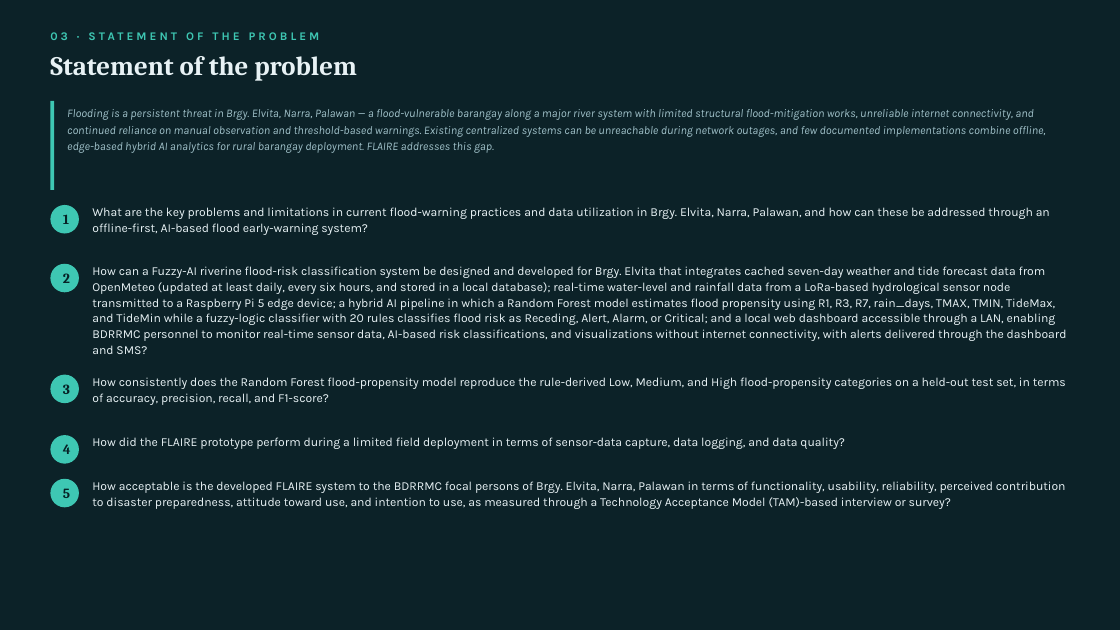
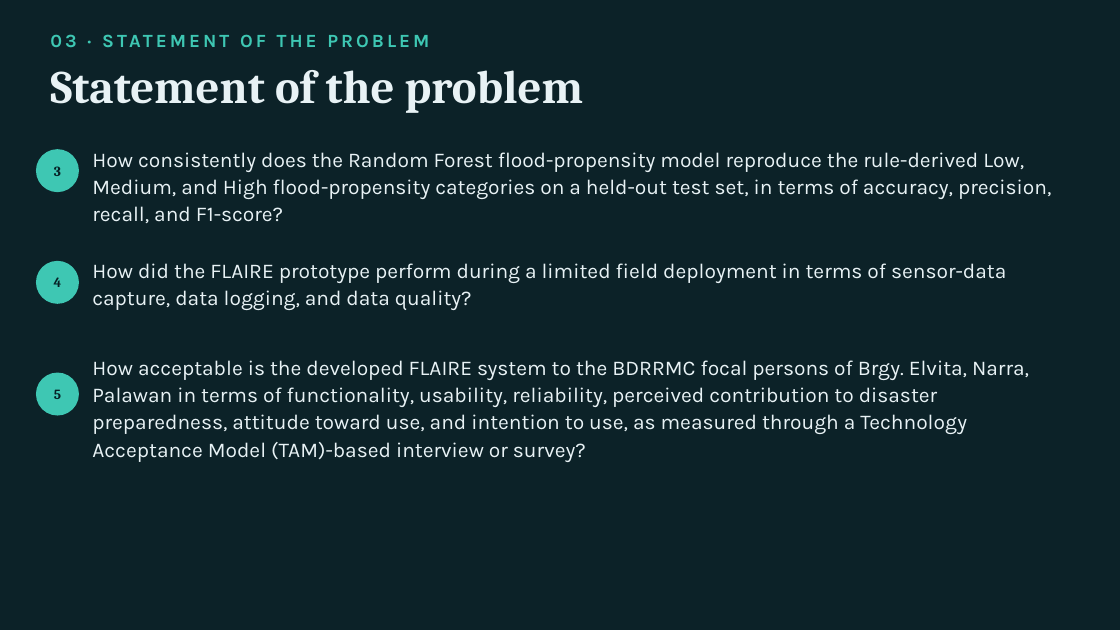
Before and after one commit to fr4pp3r/river-monitor, a slide deck: slide 4 of presentation/FLAIRE Presentation.pptx (slide 3 before the commit). Drawn at 1120x630 pixels with LibreOffice and Linux fonts; fonts in the diff are those of the drawing. Boxes give left, top, right and bottom in pixels: in the first picture for what was removed or moved away, otherwise in the second. Text is boxed around its words. In the diff, an @@ line names an element or a change of style, - is before the commit and + after.

Commit message:
Update FLAIRE presentation
Refresh the FLAIRE presentation PowerPoint with the latest content and layout changes.

```diff
--- a/presentation/FLAIRE Presentation.pptx
+++ b/presentation/FLAIRE Presentation.pptx
@@ text "03 · STATEMENT OF THE ..." at [50,70,583,113]: size 10 to 16 pt @@
@@ text "Statement of the problem": place and size @@
-text "Statement of the problem" at [50,56,357,81]
+text "Statement of the problem" at [270,179,858,376]
@@ text "Statement of the problem" at [270,179,858,376]: size 23 to 40 pt @@
@@ rectangle removed at [50,101,54,190] @@
@@ text removed at [67,109,1046,153] @@
-Flooding is a persistent threat in Brgy. Elvita, Narra, Palawan — a flood-vulnerable barangay along a major river system with limited structural flood-mitigation works, unreliable internet connectivity, and continued reliance on manual observation and threshold-based warnings. Existing centralized systems can be unreachable during network outages, and few documented implementations combine offline, edge-based hybrid AI analytics for rural barangay deployment. FLAIRE addresses this gap.
@@ text "How consistently does the Random ...": place and size @@
-text "How consistently does the Random ..." at [92,377,1066,405]
+text "How consistently does the Random ..." at [92,152,1051,223]
@@ ellipse "3": place and size @@
-ellipse "3" at [50,375,79,403]
+ellipse "3" at [36,150,79,192]
@@ ellipse removed at [50,205,79,234] @@
-1
@@ text removed at [92,207,1050,235] @@
-What are the key problems and limitations in current flood-warning practices and data utilization in Brgy. Elvita, Narra, Palawan, and how can these be addressed through an offline-first, AI-based flood early-warning system?
@@ ellipse "4": place and size @@
-ellipse "4" at [50,435,79,464]
+ellipse "4" at [36,261,79,304]
@@ ellipse removed at [50,264,79,292] @@
-2
@@ size 10.5 to 18 pt in 3 elements at [92,360,1029,462], [92,152,1051,223], [92,263,1006,310] @@
@@ text "How did the FLAIRE prototype ...": place and size @@
-text "How did the FLAIRE prototype ..." at [92,437,845,449]
+text "How did the FLAIRE prototype ..." at [92,263,1006,310]
@@ text removed at [92,266,1067,354] @@
-How can a Fuzzy-AI riverine flood-risk classification system be designed and developed for Brgy. Elvita that integrates cached seven-day weather and tide forecast data from OpenMeteo (updated at least daily, every six hours, and stored in a local database); real-time water-level and rainfall data from a LoRa-based hydrological sensor node transmitted to a Raspberry Pi 5 edge device; a hybrid AI pipeline in which a Random Forest model estimates flood propensity using R1, R3, R7, rain_days, TMAX, TMIN, TideMax, and TideMin while a fuzzy-logic classifier with 20 rules classifies flood risk as Receding, Alert, Alarm, or Critical; and a local web dashboard accessible through a LAN, enabling BDRRMC personnel to monitor real-time sensor data, AI-based risk classifications, and visualizations without internet connectivity, with alerts delivered through the dashboard and SMS?
@@ text "How acceptable is the developed ...": place and size @@
-text "How acceptable is the developed ..." at [92,481,1066,509]
+text "How acceptable is the developed ..." at [92,360,1029,462]
@@ ellipse "5": place and size @@
-ellipse "5" at [50,479,79,507]
+ellipse "5" at [36,373,79,416]
```
Also in this commit, not shown: 15 other slides changed, 8 slides added.
